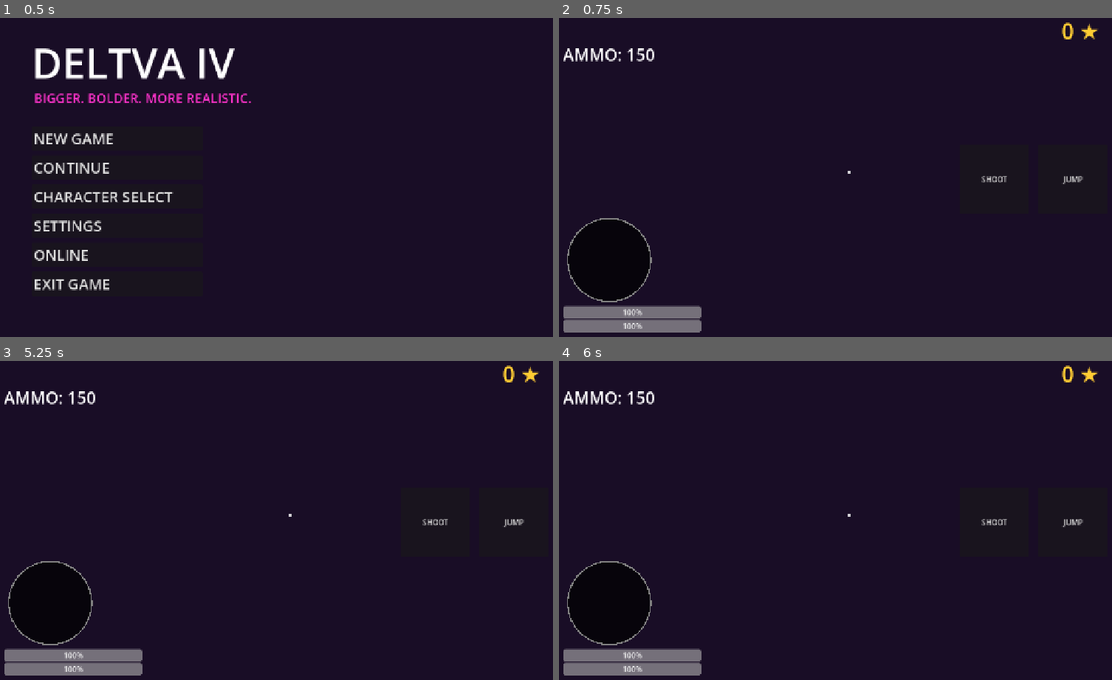
Above: before the commit, frames 1-4 (two rows, left to right).
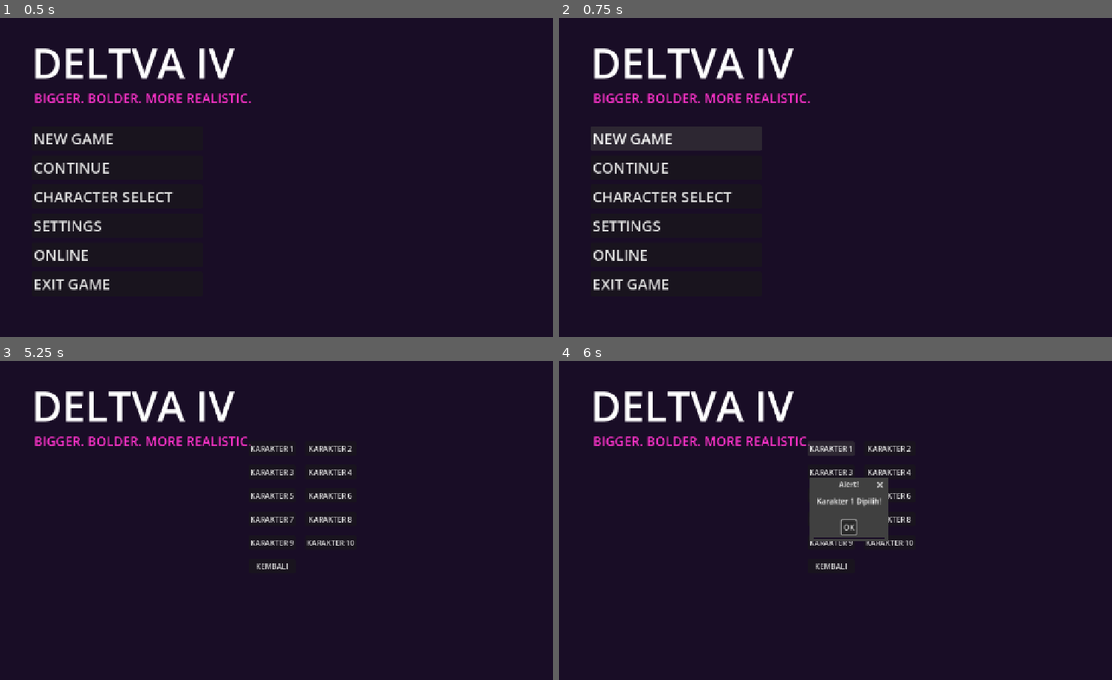
Above: after the commit, the same moments.

Repository: AniblimaxDeveloper/geta-iv-sivis
Game: Godot game, scene res://Menu.tscn
Same seed, same stepped clock (60 frames per second), same inputs: the game is played once before the commit and once after it.
Inputs (mouse positions are in pixels of both pictures, inside the frame that each line leads up to):
- Up to frame 1 (0.5 s): no input
- Up to frame 2 (0.75 s): click "NEW GAME" at 0.5 s
- Up to frame 3 (5.25 s): click (116, 482) at 1.25 s, where only the run after the commit has a clickable "NEW GAME"; click (116, 510) at 2 s, where only the run after the commit has a clickable "CONTINUE"; click (116, 510) at 2.75 s, where only the run after the commit has a clickable "CONTINUE"; click (514, 523) at 3.5 s, where only the run before the commit has a clickable "JUMP"; click (436, 523) at 4.25 s, where only the run before the commit has a clickable "SHOOT"; click (116, 539) at 5 s, where only the run after the commit has a clickable "CHARACTER SELECT"
- Up to frame 4 (6 s): click (829, 447) at 5.75 s, where only the run after the commit has a clickable "KARAKTER 1"

Frame 1 is identical in both runs. In frame 2, 9.6% of the frame differs, in the area x 0-98%, y 1-99%; in frame 3, 8.9%; in frame 4, 12%.
Error before the commit: Parse Error: Function "spawn_traffic()" not found in base self. (res://Main.gd:18)

Commit message:
feat: Phase 18 - Full City Grid, Realistic HUD, Police AI, Sprint System, Weapon Flash

Diff:
--- a/Main.gd
+++ b/Main.gd
@@ -30,14 +30,14 @@
     sun.rotation.x = sin(time_of_day) * 1.2
 
 func generate_world():
-    # 1. Lantai Aspal Abu-abu
+    # Lantai
     var ground = StaticBody3D.new()
     var plane = PlaneMesh.new()
     plane.size = Vector2(1000, 1000)
     var m = MeshInstance3D.new()
     m.mesh = plane
     var mat = StandardMaterial3D.new()
-    mat.albedo_color = Color(0.2, 0.2, 0.22) # Warna aspal terang
+    mat.albedo_color = Color(0.2, 0.2, 0.22)
     m.material_override = mat
     var col = CollisionShape3D.new()
     var shape = BoxShape3D.new()
@@ -48,10 +48,10 @@
     ground.add_child(col)
     add_child(ground)
 
-    # 2. Gedung-gedung (Grid di sekitar pemain)
+    # Gedung-gedung (Grid di sekitar pemain)
     for x in range(-4, 5):
         for z in range(-4, 5):
-            if x == 0 and z == 0: continue # Biarkan titik spawn kosong
+            if x == 0 and z == 0: continue
 
             var b = StaticBody3D.new()
             var h = randf_range(40, 150)
@@ -62,7 +62,7 @@
             var b_mat = StandardMaterial3D.new()
             b_mat.albedo_color = Color(0.1, 0.1, 0.15)
             b_mat.emission_enabled = true
-            b_mat.emission = Color(0.2, 0.4, 0.8) # Jendela biru
+            b_mat.emission = Color(0.2, 0.4, 0.8)
             b_m.material_override = b_mat
 
             var c = CollisionShape3D.new()
@@ -75,7 +75,7 @@
             b.add_child(c)
             add_child(b)
 
-    # 3. Lampu Jalan
+    # Lampu Jalan
     for i in range(15):
         var light = OmniLight3D.new()
         light.light_color = Color(1, 0.8, 0.4)
@@ -83,3 +83,100 @@
         light.omni_range = 20.0
         light.position = Vector3(randf_range(-200, 200), 8, randf_range(-200, 200))
         add_child(light)
+
+func spawn_traffic(amt: int):
+    for i in range(amt):
+        var car = VehicleBody3D.new()
+        car.set_script(load("res://TrafficCar.gd"))
+
+        var col = CollisionShape3D.new()
+        var box = BoxShape3D.new()
+        box.size = Vector3(2.5, 1.5, 5.0)
+        col.shape = box
+        car.add_child(col)
+
+        var mesh = MeshInstance3D.new()
+        var b_mesh = BoxMesh.new()
+        b_mesh.size = Vector3(2.5, 1.5, 5.0)
+        mesh.mesh = b_mesh
+        var mat = StandardMaterial3D.new()
+        mat.albedo_color = Color(randf(), 0.1, randf())
+        mesh.material_override = mat
+        car.add_child(mesh)
+
+        for w in [[1.2, -0.5, 1.8], [-1.2, -0.5, 1.8], [1.2, -0.5, -1.8], [-1.2, -0.5, -1.8]]:
+            var wheel = VehicleWheel3D.new()
+            wheel.position = Vector3(w[0], w[1], w[2])
+            wheel.use_as_steering = true
+            wheel.use_as_traction = true
+            car.add_child(wheel)
+
+        car.position = Vector3(randf_range(100, 400), 2.0, randf_range(-300, 300))
+        add_child(car)
+
+func spawn_peds(amt: int):
+    for i in range(amt):
+        var ped = CharacterBody3D.new()
+        ped.add_to_group("pedestrians")
+        ped.set_script(load("res://Pedestrian.gd"))
+
+        var col = CollisionShape3D.new()
+        col.shape = CapsuleShape3D.new()
+        ped.add_child(col)
+
+        var root = Node3D.new()
+        root.name = "MeshRoot"
+        var body = MeshInstance3D.new()
+        body.mesh = CapsuleMesh.new()
+        var mat = StandardMaterial3D.new()
+        mat.albedo_color = Color(randf(), randf(), randf())
+        body.material_override = mat
+        body.position.y = 1.0
+        root.add_child(body)
+
+        var head = MeshInstance3D.new()
+        head.mesh = SphereMesh.new()
+        head.position.y = 1.9
+        root.add_child(head)
+
+        var leg_l = MeshInstance3D.new()
+        leg_l.name = "LegL"
+        var l_box = BoxMesh.new()
+        l_box.size = Vector3(0.2, 0.8, 0.2)
+        leg_l.mesh = l_box
+        leg_l.position = Vector3(0.2, 0.0, 0)
+        root.add_child(leg_l)
+
+        var leg_r = MeshInstance3D.new()
+        leg_r.name = "LegR"
+        leg_r.mesh = l_box
+        leg_r.position = Vector3(-0.2, 0.0, 0)
+        root.add_child(leg_r)
+
+        ped.add_child(root)
+        ped.position = Vector3(randf_range(100, 400), 1.0, randf_range(-300, 300))
+        add_child(ped)
+
+func panic_pedestrians():
+    for p in get_tree().get_nodes_in_group("pedestrians"):
+        if p.has_method("panic"): p.panic()
+
+func add_wanted_level():
+    wanted_level += 1
+    if wanted_level == 1 and not police_spawned:
+        for i in range(5):
+            var police = CharacterBody3D.new()
+            police.add_to_group("police")
+            police.set_script(load("res://Police.gd"))
+            var c = CollisionShape3D.new()
+            c.shape = CapsuleShape3D.new()
+            police.add_child(c)
+            var m = MeshInstance3D.new()
+            m.mesh = CapsuleMesh.new()
+            var mat = StandardMaterial3D.new()
+            mat.albedo_color = Color(0, 0.2, 1)
+            m.material_override = mat
+            police.add_child(m)
+            police.position = Vector3(player.position.x + randf_range(-30, 30), 2.0, player.position.z + randf_range(-30, 30))
+            add_child(police)
+        police_spawned = true
--- a/Main.tscn
+++ b/Main.tscn
@@ -25,7 +25,7 @@
 
 [sub_resource type="Environment" id="Environment_1"]
 background_mode = 1
-background_color = Color(0.2, 0.1, 0.3, 1) # Langit Senja
+background_color = Color(0.2, 0.1, 0.3, 1)
 ambient_light_source = 2
 ambient_light_color = Color(0.6, 0.6, 0.7, 1)
 tonemap_mode = 2
@@ -43,7 +43,7 @@
 shadow_enabled = true
 
 [node name="Player" type="CharacterBody3D" parent="."]
-transform = Transform3D(1, 0, 0, 0, 1, 0, 0, 0, 1, 0, 2.0, 0) # Karakter diangkat ke Y=2
+transform = Transform3D(1, 0, 0, 0, 1, 0, 0, 0, 1, 0, 2.0, 0)
 script = ExtResource("2_player")
 
 [node name="CollisionShape3D" type="CollisionShape3D" parent="Player"]
@@ -80,13 +80,19 @@
 mesh = SubResource("BoxMesh_l")
 position = Vector3(-0.2, -0.9, 0)
 
+[node name="MuzzleFlash" type="OmniLight3D" parent="Player"]
+light_color = Color(1, 0.8, 0)
+light_energy = 5.0
+omni_range = 5.0
+visible = false
+
 [node name="CameraPivot" type="Node3D" parent="Player"]
-position = Vector3(0, 1.2, 0) # Titik poros kamera di atas pundak
+position = Vector3(0, 1.2, 0)
 
 [node name="SpringArm3D" type="SpringArm3D" parent="Player/CameraPivot"]
-transform = Transform3D(1, 0, 0, 0, 0.96, 0.26, 0, -0.26, 0.96, 0, 0, 0) # Miring sedikit ke bawah
+transform = Transform3D(1, 0, 0, 0, 0.96, 0.26, 0, -0.26, 0.96, 0, 0, 0)
 spring_length = 5.0
-margin = 0.5 # Jarak aman agar tidak menembus gedung/tanah
+margin = 0.5
 
 [node name="Camera3D" type="Camera3D" parent="Player/CameraPivot/SpringArm3D"]
 
@@ -112,7 +118,7 @@
 
 [node name="AmmoLabel" type="Label" parent="UI"]
 offset_left = 20.0
-offset_top = 80.0 # Pindah ke kiri bawah uang agar tidak terpotong
+offset_top = 80.0
 offset_right = 400.0
 offset_bottom = 120.0
 theme_override_colors/font_color = Color(1, 1, 1, 1)
@@ -175,5 +181,13 @@
 offset_bottom = 450.0
 text = "SHOOT"
 
+[node name="CarBtn" type="Button" parent="TouchControls"]
+offset_left = 1150.0
+offset_top = 550.0
+offset_right = 1260.0
+offset_bottom = 650.0
+text = "CAR"
+
 [connection signal="pressed" from="TouchControls/JumpBtn" to="TouchControls" method="_on_jump_btn_pressed"]
 [connection signal="pressed" from="TouchControls/ShootBtn" to="TouchControls" method="_on_shoot_btn_pressed"]
+[connection signal="pressed" from="TouchControls/CarBtn" to="TouchControls" method="_on_car_btn_pressed"]
--- a/Player.gd
+++ b/Player.gd
@@ -1,7 +1,8 @@
 extends CharacterBody3D
 
-@export var speed: float = 15.0
-@export var jump_force: float = 12.0
+@export var walk_speed: float = 10.0
+@export var run_speed: float = 22.0
+@export var jump_force: float = 14.0
 @export var gravity: float = 35.0
 
 var health: float = 100.0
@@ -9,6 +10,8 @@
 var ammo: int = 150
 var money: int = 50000
 var input_dir: Vector2 = Vector2.ZERO
+var is_running: bool = false
+var current_vehicle: VehicleBody3D = null
 var walk_time: float = 0.0
 
 @onready var mesh_root = $MeshRoot
@@ -16,31 +19,58 @@
 @onready var right_leg = $MeshRoot/RightLeg
 @onready var left_arm = $MeshRoot/LeftArm
 @onready var right_arm = $MeshRoot/RightArm
+@onready var weapon = $MeshRoot/RightArm/Weapon
 @onready var camera_pivot = $CameraPivot
-@onready var spring_arm = $CameraPivot/SpringArm3D
 @onready var camera = $CameraPivot/SpringArm3D/Camera3D
+@onready var muzzle_flash = $MuzzleFlash
 
 func _physics_process(delta):
+    if health <= 0:
+        get_tree().reload_current_scene()
+        return
+
+    if current_vehicle:
+        if input_dir.y > 0:
+            current_vehicle.brake = input_dir.y * 20.0
+            current_vehicle.engine_force = 0
+        else:
+            current_vehicle.brake = 0
+            current_vehicle.engine_force = -input_dir.y * 3000.0
+        current_vehicle.steering = -input_dir.x * 0.6
+        global_position = current_vehicle.global_position + Vector3(0, 3.0, 0)
+        mesh_root.visible = false
+        return
+
+    mesh_root.visible = true
     if not is_on_floor(): velocity.y -= gravity * delta
+
+    var current_speed = walk_speed
+    if is_running and stamina > 0:
+        current_speed = run_speed
+        stamina -= 15.0 * delta
+    else:
+        stamina += 10.0 * delta
+    stamina = clamp(stamina, 0, 100)
 
     var direction = (camera_pivot.global_transform.basis * Vector3(input_dir.x, 0, input_dir.y)).normalized()
     direction.y = 0
     direction = direction.normalized()
 
     if direction:
-        velocity.x = direction.x * speed
-        velocity.z = direction.z * speed
+        velocity.x = direction.x * current_speed
+        velocity.z = direction.z * current_speed
         var target_angle = atan2(-direction.x, -direction.z)
         mesh_root.rotation.y = lerp_angle(mesh_root.rotation.y, target_angle, 0.2)
 
-        walk_time += delta * 15.0
-        left_leg.rotation.x = sin(walk_time) * 0.7
-        right_leg.rotation.x = -sin(walk_time) * 0.7
-        left_arm.rotation.x = -sin(walk_time) * 0.5
-        right_arm.rotation.x = sin(walk_time) * 0.5
+        var anim_speed = 20.0 if is_running else 12.0
+        walk_time += delta * anim_speed
+        left_leg.rotation.x = sin(walk_time) * 0.8
+        right_leg.rotation.x = -sin(walk_time) * 0.8
+        left_arm.rotation.x = -sin(walk_time) * 0.6
+        right_arm.rotation.x = sin(walk_time) * 0.6
     else:
-        velocity.x = move_toward(velocity.x, 0, speed)
-        velocity.z = move_toward(velocity.z, 0, speed)
+        velocity.x = move_toward(velocity.x, 0, current_speed)
+        velocity.z = move_toward(velocity.z, 0, current_speed)
         left_leg.rotation.x = lerp(left_leg.rotation.x, 0.0, 0.2)
         right_leg.rotation.x = lerp(right_leg.rotation.x, 0.0, 0.2)
         left_arm.rotation.x = lerp(left_arm.rotation.x, 0.0, 0.2)
@@ -49,23 +79,59 @@
     move_and_slide()
 
 func jump():
-    if is_on_floor():
+    if is_on_floor() and not current_vehicle:
         velocity.y = jump_force
 
 func shoot():
-    if ammo <= 0: return
+    if current_vehicle or ammo <= 0: return
     ammo -= 1
+
     right_arm.rotation.x = -1.5
+    weapon.visible = true
+    muzzle_flash.visible = true
+    await get_tree().create_timer(0.05).timeout
+    muzzle_flash.visible = false
     await get_tree().create_timer(0.1).timeout
     right_arm.rotation.x = 0.0
 
     var space_state = get_world_3d().direct_space_state
     var screen_center = get_viewport().get_visible_rect().size / 2
     var origin = camera.project_ray_origin(screen_center)
-    var end = origin + camera.project_ray_normal(screen_center) * 100
+    var end = origin + camera.project_ray_normal(screen_center) * 150
     var query = PhysicsRayQueryParameters3D.create(origin, end)
     query.exclude = [self.get_rid()]
     var result = space_state.intersect_ray(query)
 
+    var tracer = MeshInstance3D.new()
+    var t_mesh = BoxMesh.new()
+    t_mesh.size = Vector3(0.05, 0.05, origin.distance_to(end))
+    tracer.mesh = t_mesh
+    var t_mat = StandardMaterial3D.new()
+    t_mat.albedo_color = Color(1, 1, 0.5, 0.8)
+    t_mat.emission_enabled = true
+    t_mat.emission = Color(1, 1, 0)
+    tracer.material_override = t_mat
+    get_tree().current_scene.add_child(tracer)
+    tracer.global_position = (origin + end) / 2
+    tracer.look_at(end, Vector3.UP)
+    get_tree().create_timer(0.1).timeout.connect(tracer.queue_free)
+
+    var main = get_node_or_null("../../Main")
+    if main:
+        main.add_wanted_level()
+        main.panic_pedestrians()
+
     if result and result.collider.has_method("take_damage"):
         result.collider.take_damage(50)
+
+func interact():
+    if current_vehicle:
+        current_vehicle = null
+    else:
+        for v in get_tree().get_nodes_in_group("vehicles"):
+            if global_position.distance_to(v.global_position) < 8.0:
+                current_vehicle = v
+                break
+
+func take_damage(amount: float):
+    health -= amount
--- a/Police.gd
+++ b/Police.gd
@@ -5,6 +5,7 @@
 var shoot_cd: float = 1.5
 
 func _ready():
+    add_to_group("police")
     target = get_node_or_null("../../Player")
     if not target: target = get_node_or_null("../Player")
 
--- a/Radar.gd
+++ b/Radar.gd
@@ -1,13 +1,11 @@
 extends Control
 @onready var player = get_node_or_null("../../Player")
-
 func _draw():
     var center = Vector2(100, 100)
     draw_circle(center, 90, Color(0, 0, 0, 0.7))
     draw_arc(center, 90, 0, TAU, 64, Color(0.5, 0.5, 0.5, 1), 3.0)
     if not player: return
-    draw_circle(center, 5, Color(0.2, 0.6, 1)) # Player
-
+    draw_circle(center, 5, Color(0.2, 0.6, 1))
     for p in get_tree().get_nodes_in_group("police"):
         var offset = (p.global_position - player.global_position) * 0.5
         if offset.length() < 90: draw_circle(center + Vector2(offset.x, offset.z), 4, Color(1, 0, 0))
--- a/TrafficCar.gd
+++ b/TrafficCar.gd
@@ -1,9 +1,10 @@
 extends VehicleBody3D
-var target_speed: float = 600.0
+var target_speed: float = 500.0
 var time: float = 0.0
 var ray: RayCast3D
 
 func _ready():
+    add_to_group("vehicles")
     ray = RayCast3D.new()
     ray.target_position = Vector3(0, 0, -8)
     add_child(ray)
Not shown, changed: export_presets.cfg
